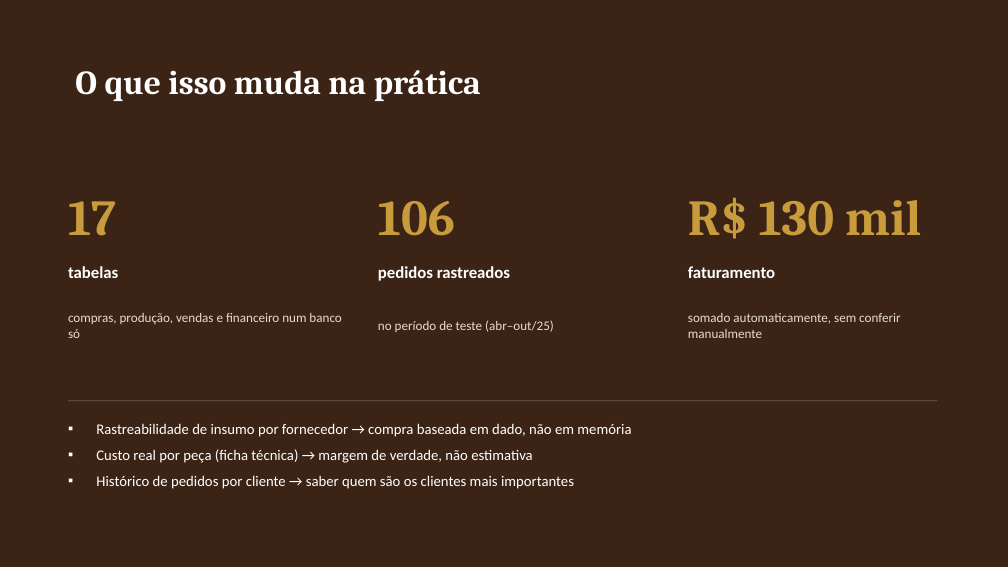
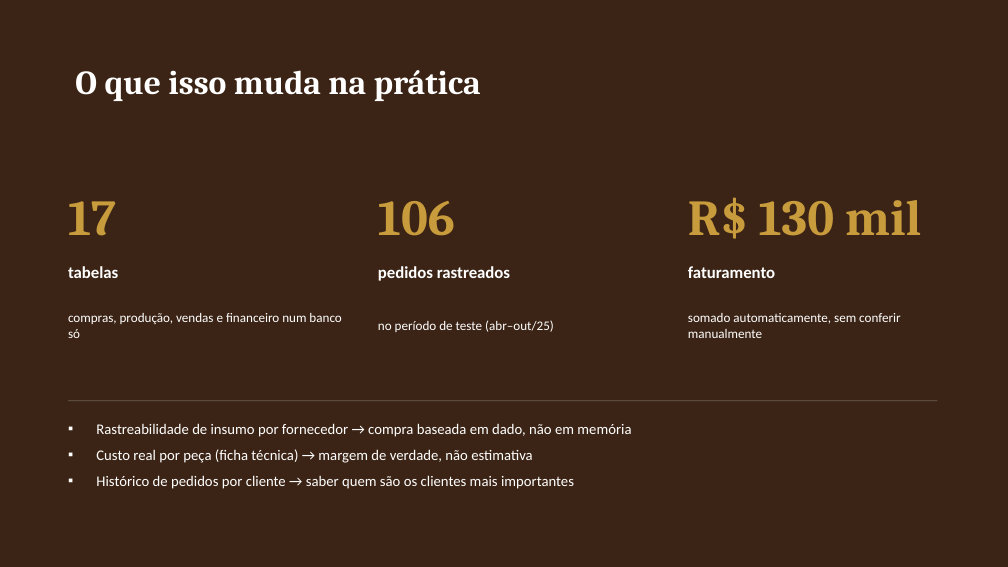
Before and after one commit to matheusmontagner8/Modelagem-de-Dados, a slide deck: slide 9 of Entrega2/apresentacao.pptx. Drawn at 1008x567 pixels with LibreOffice and Linux fonts; fonts in the diff are those of the drawing. Boxes give left, top, right and bottom in pixels: in the first picture for what was removed or moved away, otherwise in the second. Text is boxed around its words. In the diff, an @@ line names an element or a change of style, - is before the commit and + after.

```diff
--- a/Entrega2/apresentacao.pptx
+++ b/Entrega2/apresentacao.pptx
@@ text colour #E8DCC8 to #FFFFFF in 3 elements at (68, 313, 341, 338), (378, 320, 554, 332), (688, 313, 900, 338) @@
```
Also in this commit, not shown: 1 other slide changed.
